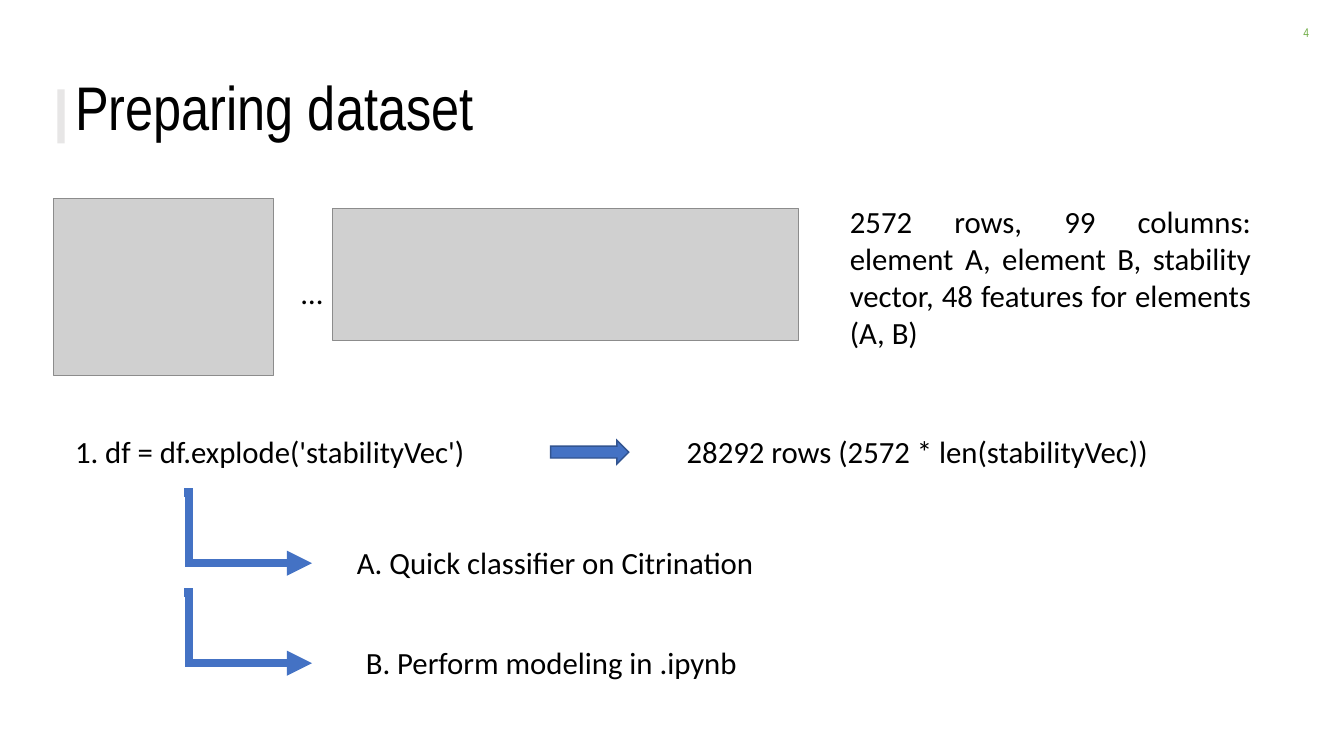
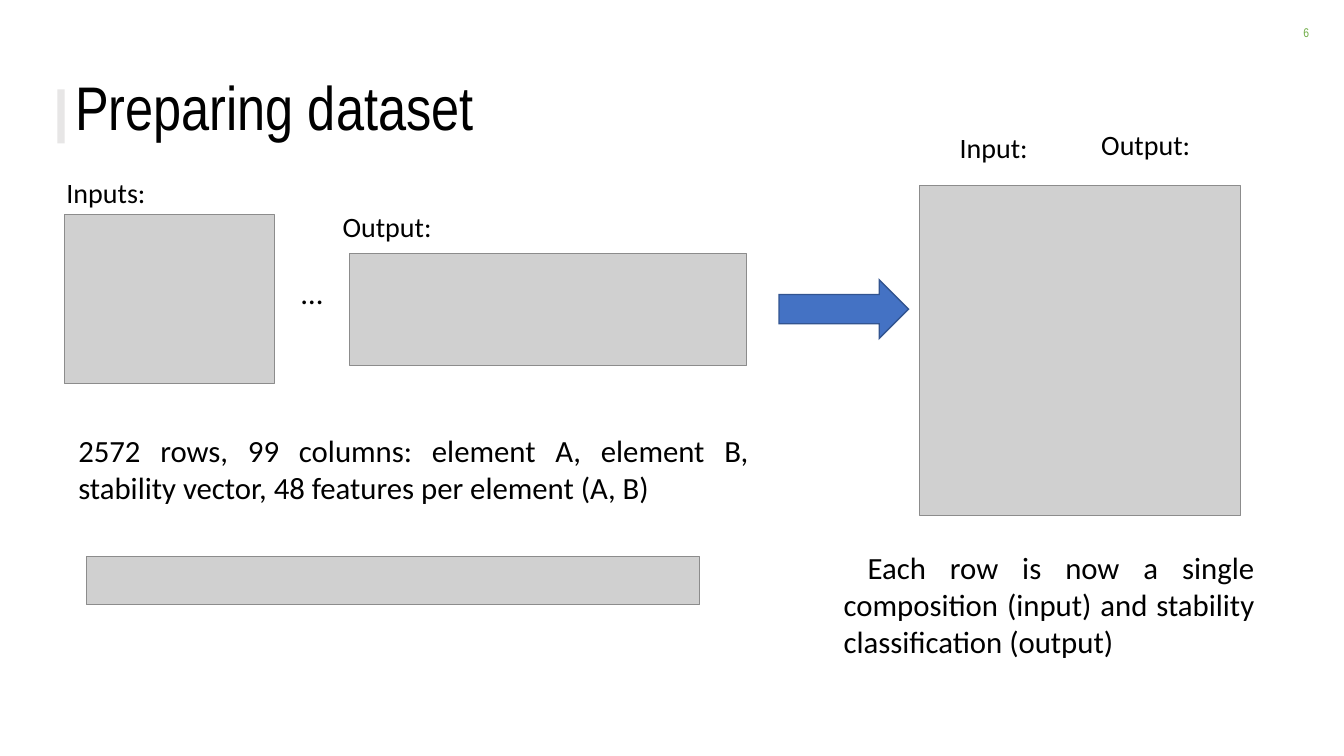
Before and after one commit to ckborg/DSE_challenge, a slide deck: slide 6 of DSE_challenge_slides.pptx (slide 4 before the commit). Drawn at 1344x756 pixels with LibreOffice and Linux fonts; fonts in the diff are those of the drawing; grey boxes stand for pictures; background and template pictures are left out. Boxes give left, top, right and bottom in pixels: in the first picture for what was removed or moved away, otherwise in the second. Text is boxed around its words. In the diff, an @@ line names an element or a change of style, - is before the commit and + after.

Commit message:
edited slides

```diff
--- a/DSE_challenge_slides.pptx
+++ b/DSE_challenge_slides.pptx
@@ page number at [1303, 28, 1309, 37]: text changed @@
-4
+6
@@ text added at [960, 140, 1028, 163], 20 pt, text #000000 @@
+Input:
@@ text added at [1101, 137, 1190, 160], 20 pt, text #000000 @@
+Output:
@@ text added at [66, 185, 145, 208], 20 pt, text #000000 @@
+Inputs:
@@ picture added at [921, 186, 1241, 516] @@
@@ picture: place and size @@
-picture at [53, 199, 273, 376]
+picture at [65, 215, 274, 384]
@@ text added at [343, 219, 432, 242], 20 pt, text #000000 @@
+Output:
@@ picture: place and size @@
-picture at [333, 209, 799, 341]
+picture at [350, 254, 747, 367]
@@ right arrow added at [779, 280, 908, 339], fill #4472C4, outline #325491 1 pt @@
@@ text removed at [75, 440, 464, 468] @@
-1. df = df.explode('stabilityVec')
@@ text at [78, 440, 748, 504]: text changed @@
-2572 rows, 99 columns: element A, element B, stability vector, 48 features for elements (A, B)
+2572 rows, 99 columns: element A, element B, stability vector, 48 features per element (A, B)
@@ right arrow removed at [551, 441, 629, 465] @@
@@ text removed at [687, 440, 1147, 468] @@
-28292 rows (2572 * len(stabilityVec))
@@ elbow arrow removed from (185, 493) to (313, 564) @@
@@ picture added at [87, 557, 701, 605] @@
@@ text removed at [357, 552, 754, 578] @@
-A. Quick classifier on Citrination
@@ text added at [844, 557, 1254, 658], 22 pt, text #000000 @@
+Each row is now a single composition (input) and stability classification (output)
@@ elbow arrow removed from (185, 593) to (313, 663) @@
@@ text removed at [366, 652, 737, 680] @@
-B. Perform modeling in .ipynb
```
Also in this commit, not shown: 2 other slides changed, 6 slides added.
